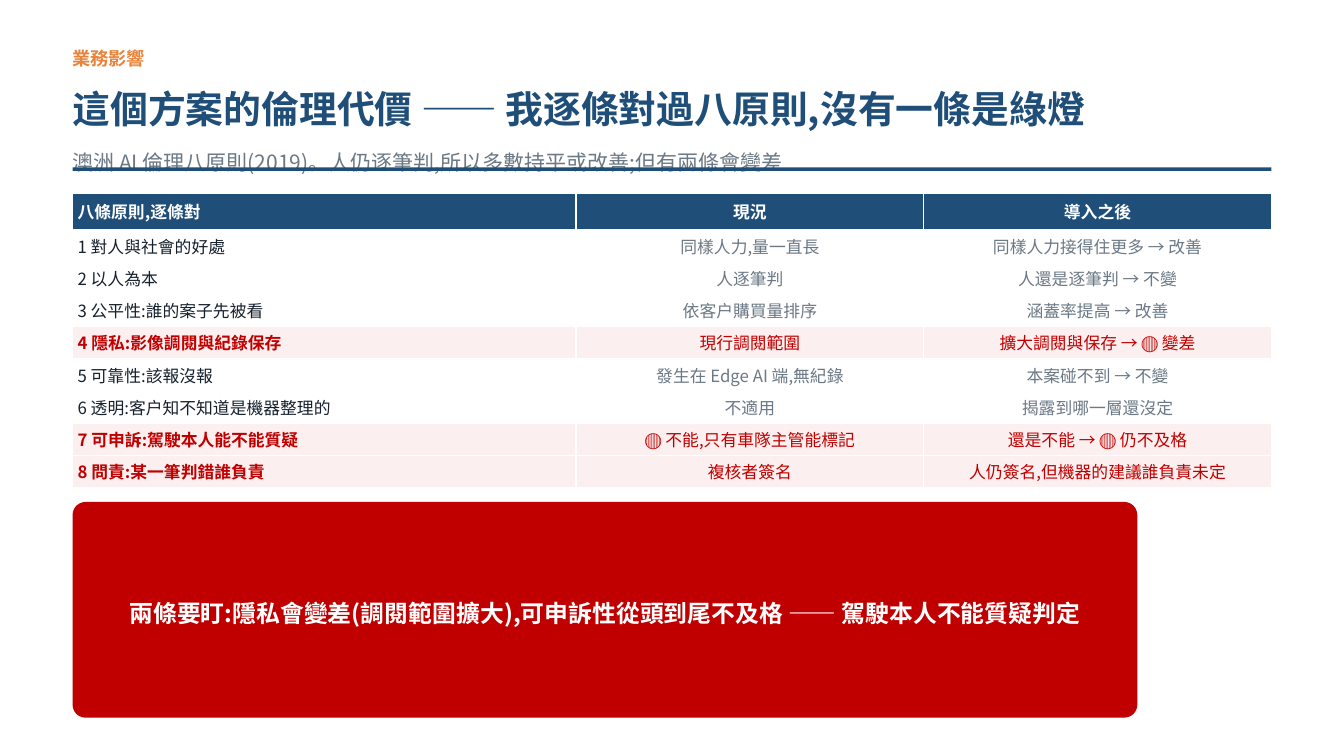
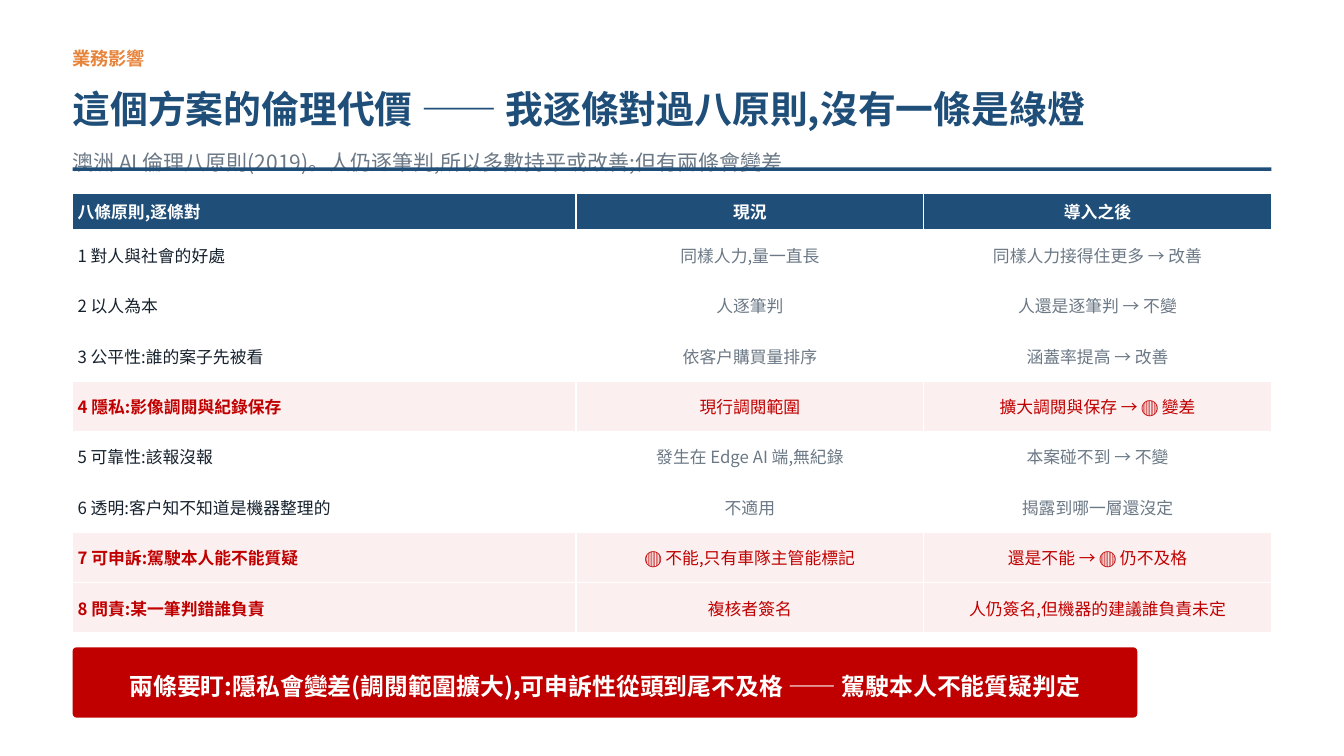
Before and after one commit to pokai-huang0828/UTS_workspace, a slide deck: slide 8 of Artificial Intelligence for Enterprises/Assessment3/Huang_26254793_421104_Assessment 3.pptx. Drawn at 1344x756 pixels with LibreOffice and Linux fonts; fonts in the diff are those of the drawing. Boxes give left, top, right and bottom in pixels: in the first picture for what was removed or moved away, otherwise in the second. Text is boxed around its words. In the diff, an @@ line names an element or a change of style, - is before the commit and + after.

```diff
--- a/Artificial Intelligence for Enterprises/Assessment3/Huang_26254793_421104_Assessment 3.pptx
+++ b/Artificial Intelligence for Enterprises/Assessment3/Huang_26254793_421104_Assessment 3.pptx
@@ table: place and size @@
-table at (73,194,1272,488)
+table at (73,194,1272,633)
@@ rounded rectangle: place and size @@
-rounded rectangle at (73,502,1137,718)
+rounded rectangle at (73,647,1137,718)
@@ text "兩條要盯:隱私會變差(調閱範圍擴大),可申訴性從頭到尾不及格 —— 駕駛本人不能質疑判定": place and size @@
-text "兩條要盯:隱私會變差(調閱範圍擴大),可申訴性從頭到尾不及格 —— 駕駛本人不能質疑判定" at (129,601,1080,627)
+text "兩條要盯:隱私會變差(調閱範圍擴大),可申訴性從頭到尾不及格 —— 駕駛本人不能質疑判定" at (129,674,1080,700)
```
Also in this commit, not shown: 2 other slides changed, 5 other files.
